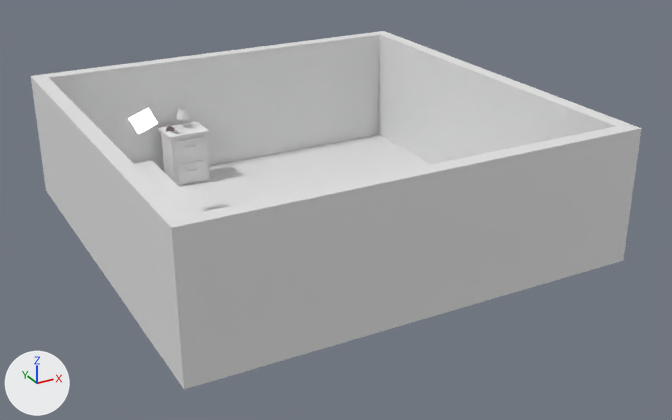
The Blender file 04-Shots/mg-shot13.blend as it was, and as the next commit left it.
Rendered twice from a camera (50 mm lens) standing at (-36.5, -71.2, 36.3) and looking at (1.2, -2.6, 2.1). The lights are fixed; the arrows at lower left show +X, +Y and +Z.

Names of what the first picture shows: 'Cube', 'Plane', 'Plane.002', 'lampe.001', 'schraenkchen.001', 'wecker_base'.
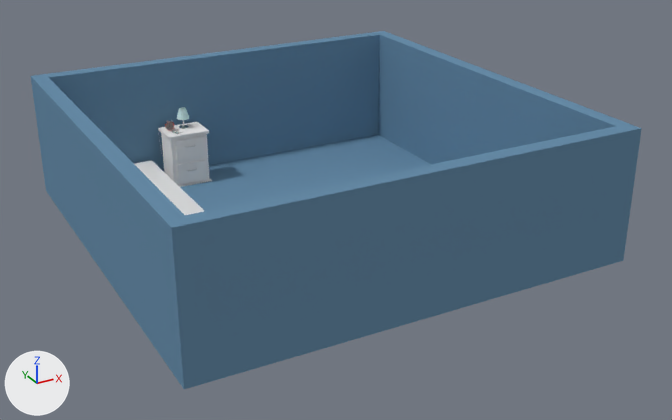
Where the change shows, as pixel boxes [x1, y1, x2, y2] in the pictures (672 x 420 px):
'Plane', recoloured (grey to blue)
    both: [31, 31, 642, 389]
'Plane.002', recoloured, reshaped, moved, turned, rescaled (not visible afterwards)
    before: [129, 108, 158, 134]
'lampe.001', recoloured
    both: [158, 107, 189, 152]
'wecker_base', moved
    before: [166, 125, 174, 131]
    after: [165, 120, 174, 130]
'Brille', recoloured
    both: [172, 130, 182, 134]

Edits to the bpy script that builds the scene:
```text
Add mat_material_003:
    mat_material_003 = diffuse_material('Material.003')
    mat_material_003.base_color = (0.137, 0.263, 0.393)  # blue #678ca8
Change me_plane:
    where me_plane.from_pydata(...)  # 16 vertices, 13 faces; spans x -1.0..1.0, y -1.0..1.0, z 0.0..0.6
    add me_plane.materials.append(mat_material_003)  # blue #678ca8
Change ob_plane_002:
    ob_plane_002: bpy.data.objects.new('Plane.002', me_plane_002) -> bpy.data.objects.new('Plane.002', me_plane_003)
    ob_plane_002.location: (-12.9, 7.81, 9.83) -> (-18.15, 11.04, 8.01)
    ob_plane_002.rotation_euler: (0.606, -0.407, -0.118) -> (0.0, 1.658, 0.0)  # degrees (35, -23, -6.8) -> degrees (0, 95, 0)
    ob_plane_002.scale: (1.0, 1.0, 1.0) -> (2.16, 2.16, 2.16)
Change ob_wecker_base:
    ob_wecker_base.location: (-7.74, 16.14, 5.58) -> (-7.74, 16.14, 6.07)
```
